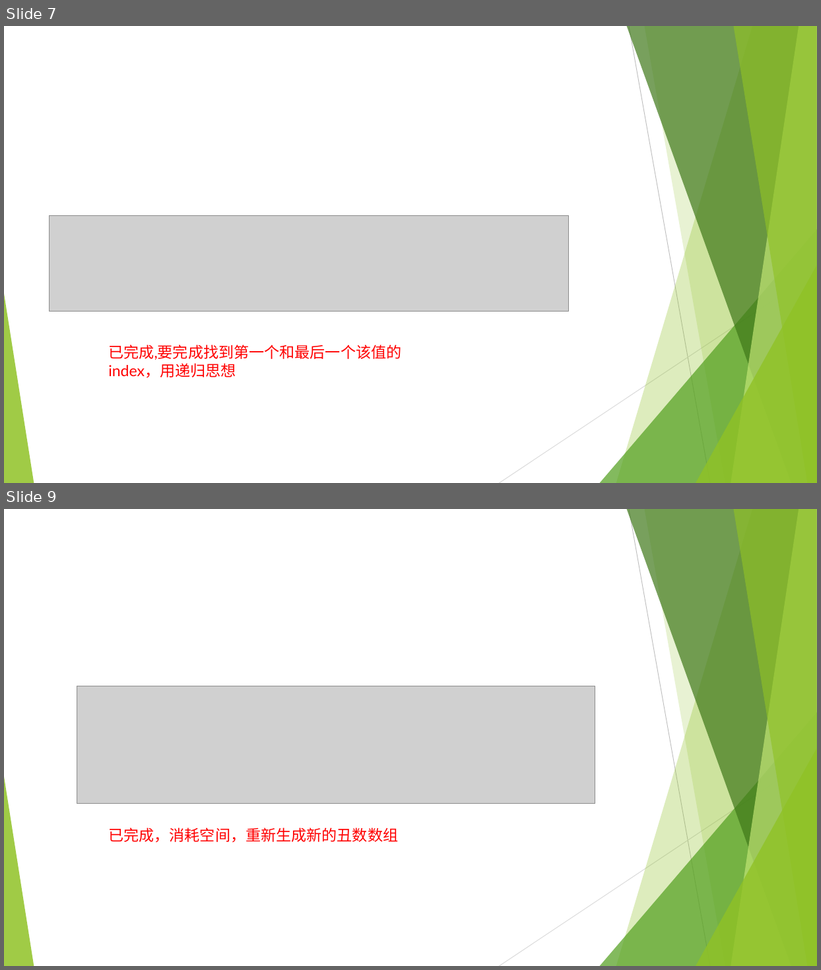
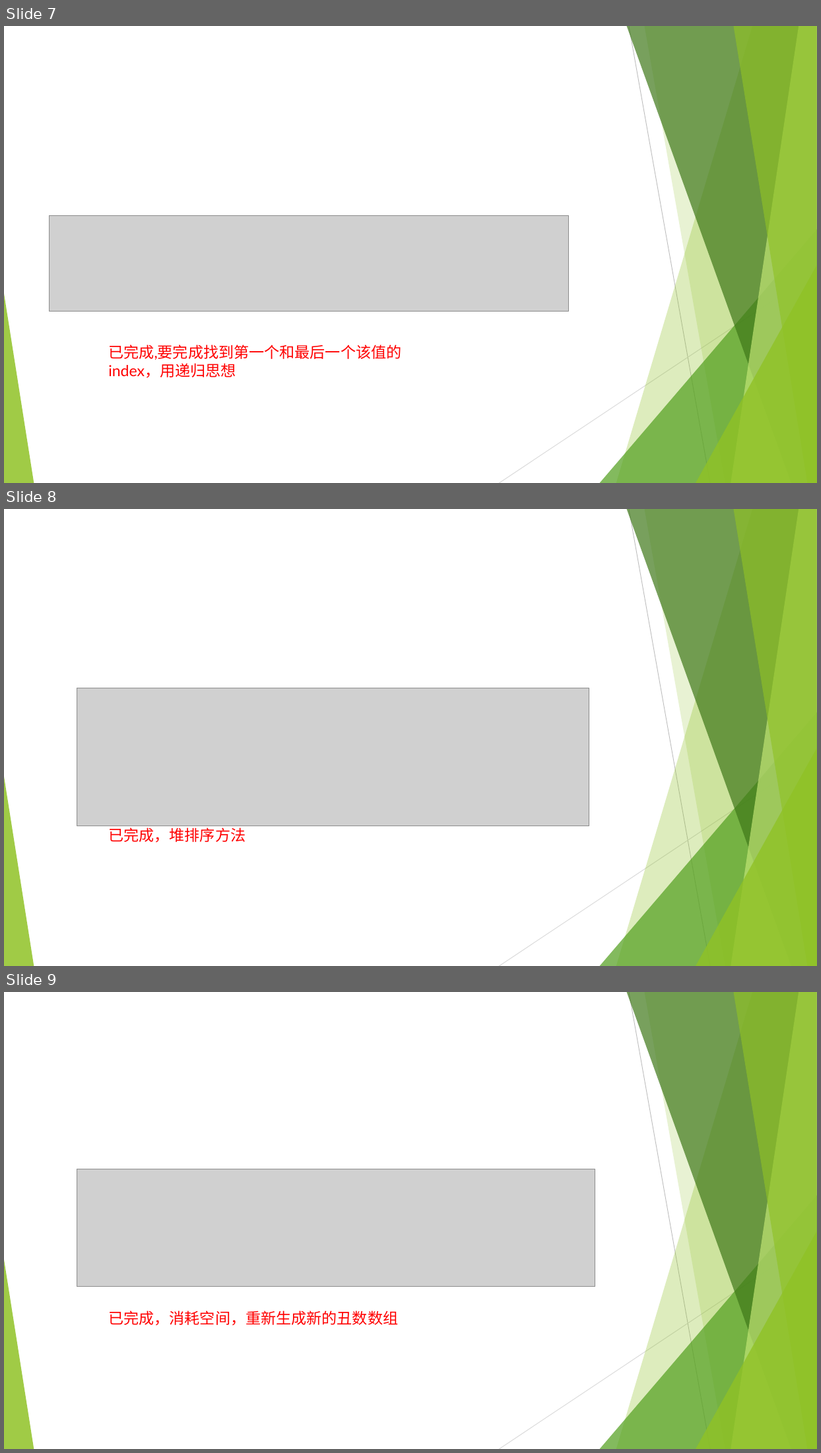
Before and after one commit to zhangting9756/SwordAndLeetcode, a slide deck: 面试题/2.pptx. Shown one above the other, each under a label of ours: slides 7 and 9 before the commit, slides 7, 8 and 9 after it; the slides between them are not shown. The pictures are 821x970 and 821x1453 pixels, drawn with LibreOffice and Linux fonts; fonts in the diff are those of the drawing; grey boxes stand for pictures. Boxes give left, top, right and bottom in pixels: in the first picture for what was removed or moved away, otherwise in the second. Text is boxed around its words. In the diff, an @@ line names an element or a change of style, - is before the commit and + after.

```diff
--- a/面试题/2.pptx
+++ b/面试题/2.pptx
@@ slide 8 added at (x1=4, y1=509, x2=817, y2=966), background #FFFFFF; not listed: 10 template elements that a slide beside it also shows @@
@@ picture added at (x1=77, y1=688, x2=589, y2=826) @@
@@ text added at (x1=108, y1=826, x2=246, y2=843), 18 pt, text #FF0000 @@
+已完成，堆排序方法
```
Also in this commit, not shown: 1 slide removed, 4 other files.
